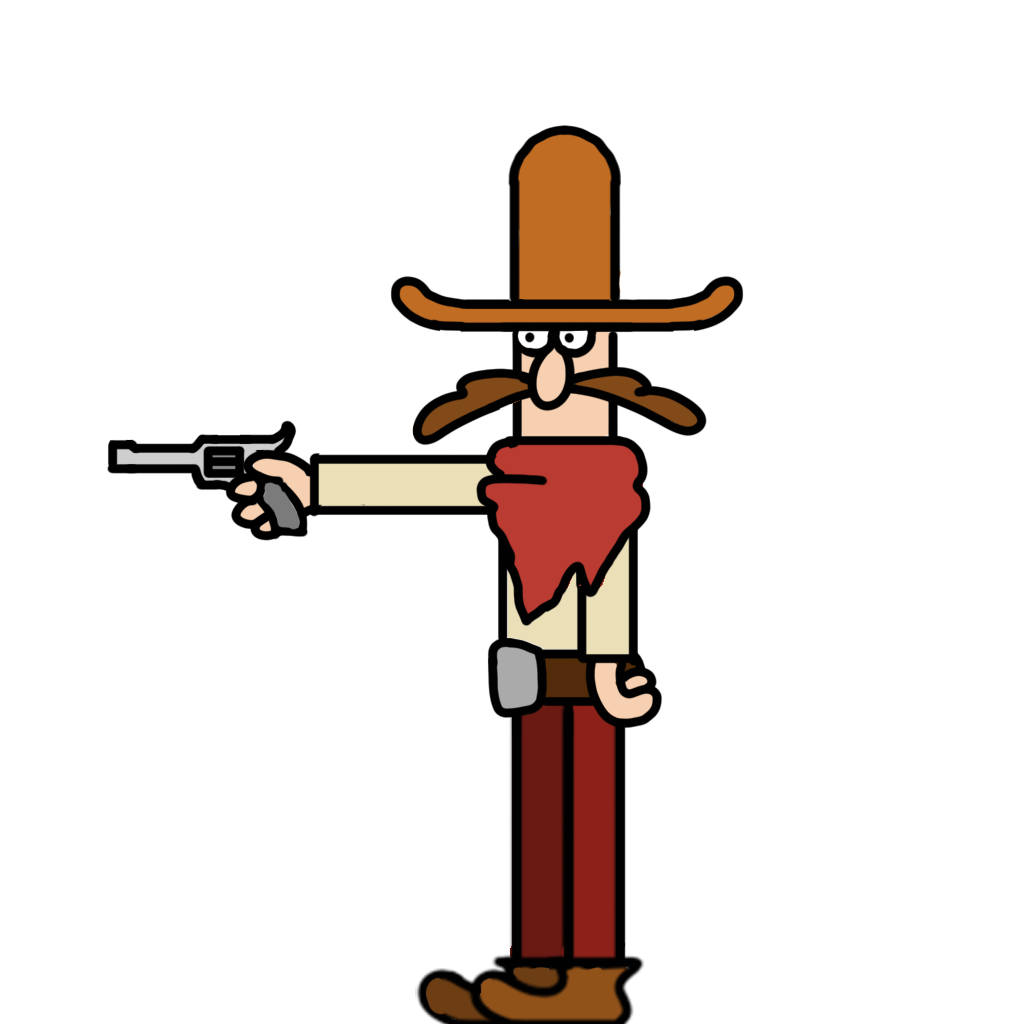
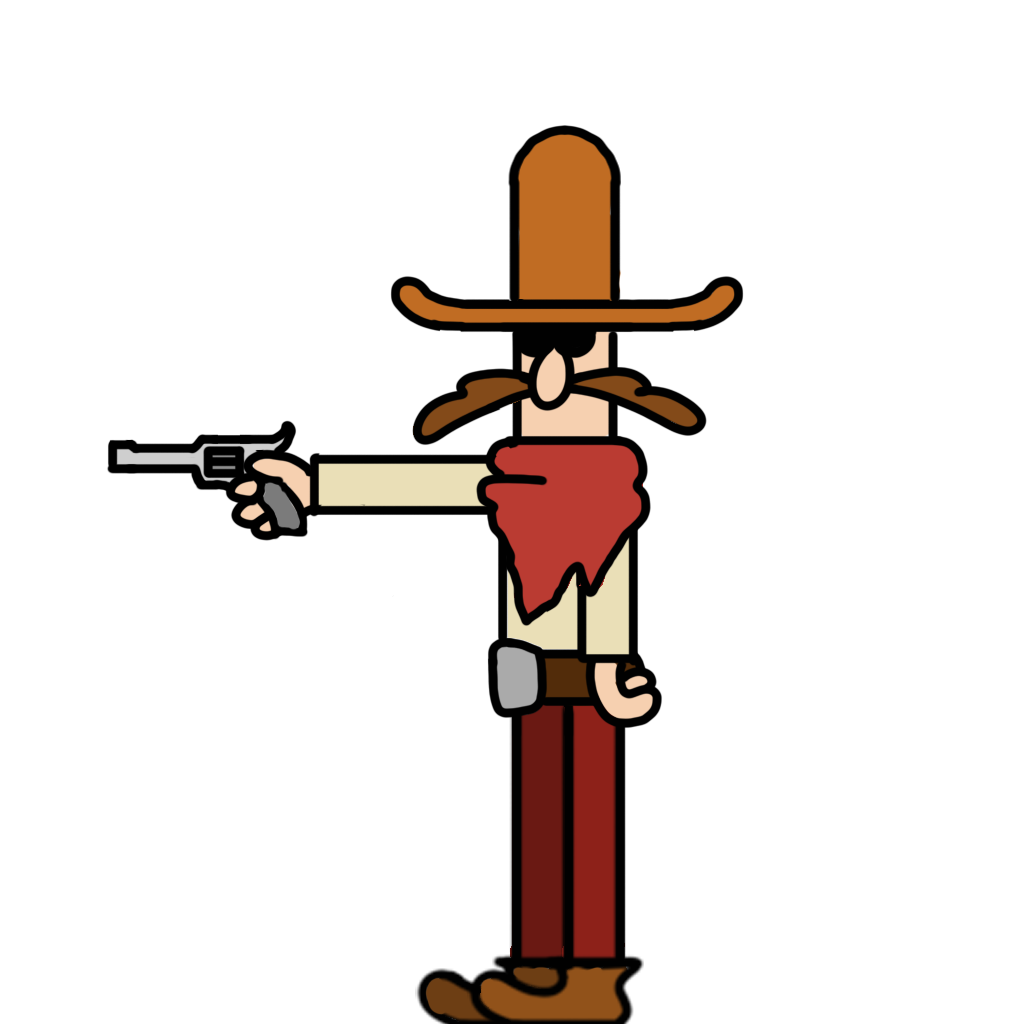
Layers edited between the first and the second w=1024, h=1024 image:
added layer "yeux fermes" in group "1.2" over box(517, 330, 589, 350)
